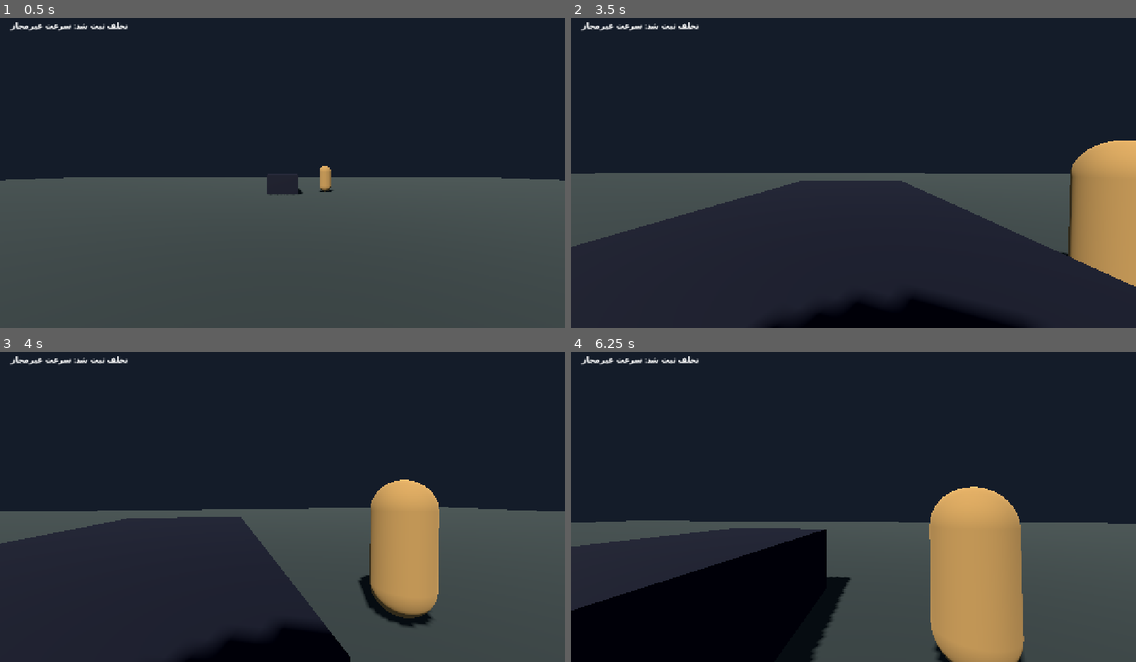
Above: before the commit, frames 1-4 (two rows, left to right).
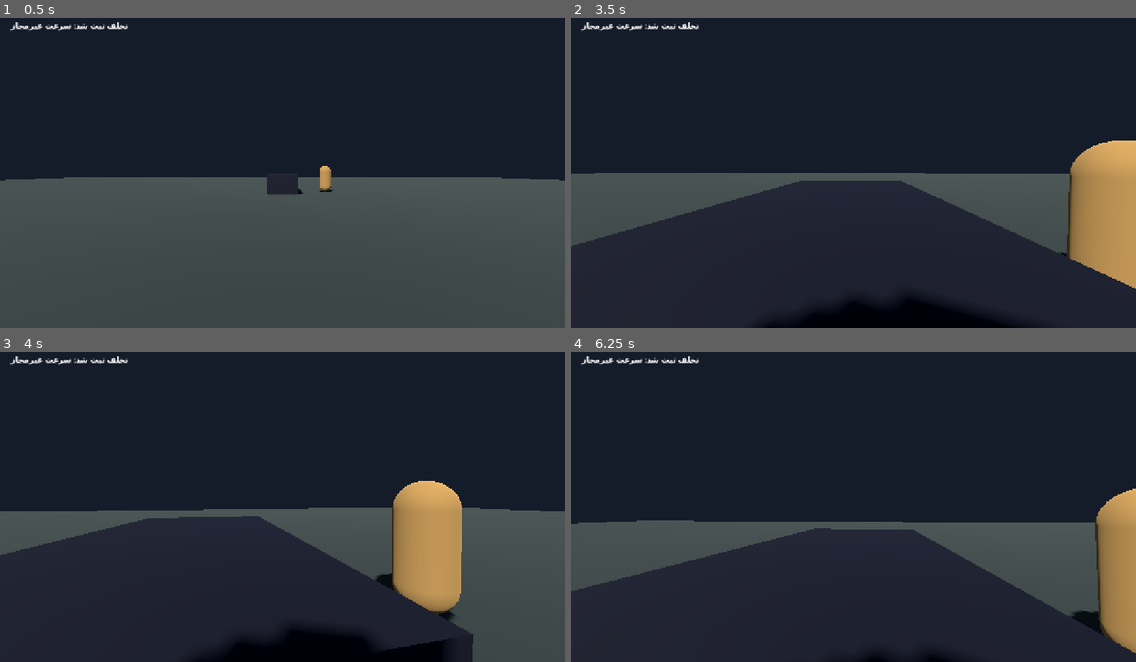
Above: after the commit, the same moments.

Repository: thedeverfankhajo-bot/PoliceSimulator3D
Game: Godot game, scene res://scenes/main/main.tscn
The game is run twice, just before and just after one commit, with the same random seed, the same clock (stepped at 60 frames per second) and the same inputs.
Inputs (mouse positions are in pixels of both pictures, inside the frame that each line leads up to):
- Up to frame 1 (0.5 s): no input
- Up to frame 2 (3.5 s): tap Enter at 0.5 s; move the mouse to (881, 166) at 0.52 s; hold W (move_forward) from 0.53 s (still down); tap E (interact) every 0.75 s from 0.6 to 2.85 s; move the mouse to (825, 169) at 1.27 s; move the mouse to (864, 163) at 2.02 s; move the mouse to (847, 173) at 2.77 s
- Up to frame 3 (4 s): keep holding W (move_forward); move the mouse to (322, 507) at 3.52 s; tap E (interact) at 3.6 s
- Up to frame 4 (6.25 s): move the mouse to (808, 500) at 4.27 s; tap E (interact) at 4.35, 5.1, 5.85 s; move the mouse to (859, 503) at 5.02 s; move the mouse to (830, 497) at 5.77 s; release W (move_forward) at 5.78 s; hold D (move_right) from 5.78 s (still down)

Frame 1 is identical in both runs. In frame 2, 0.3% of the frame differs, in the area x 0-100%, y 39-88%; in frame 3, 12%; in frame 4, 39%, in the area x 0-100%, y 43-100%.

Commit message:
feat: complete traffic stop gameplay slice

Diff:
--- a/scripts/vehicles/traffic_vehicle.gd
+++ b/scripts/vehicles/traffic_vehicle.gd
@@ -25,7 +25,7 @@
 		global_position.z = loop_start_z
 
 func get_traffic_velocity() -> Vector3:
-	return transform.basis.z * (traffic_speed_kmh / 3.6)
+	return -transform.basis.z * (traffic_speed_kmh / 3.6)
 
 func _check_violation() -> void:
 	if _violation_reported or traffic_speed_kmh <= speed_limit_kmh:
